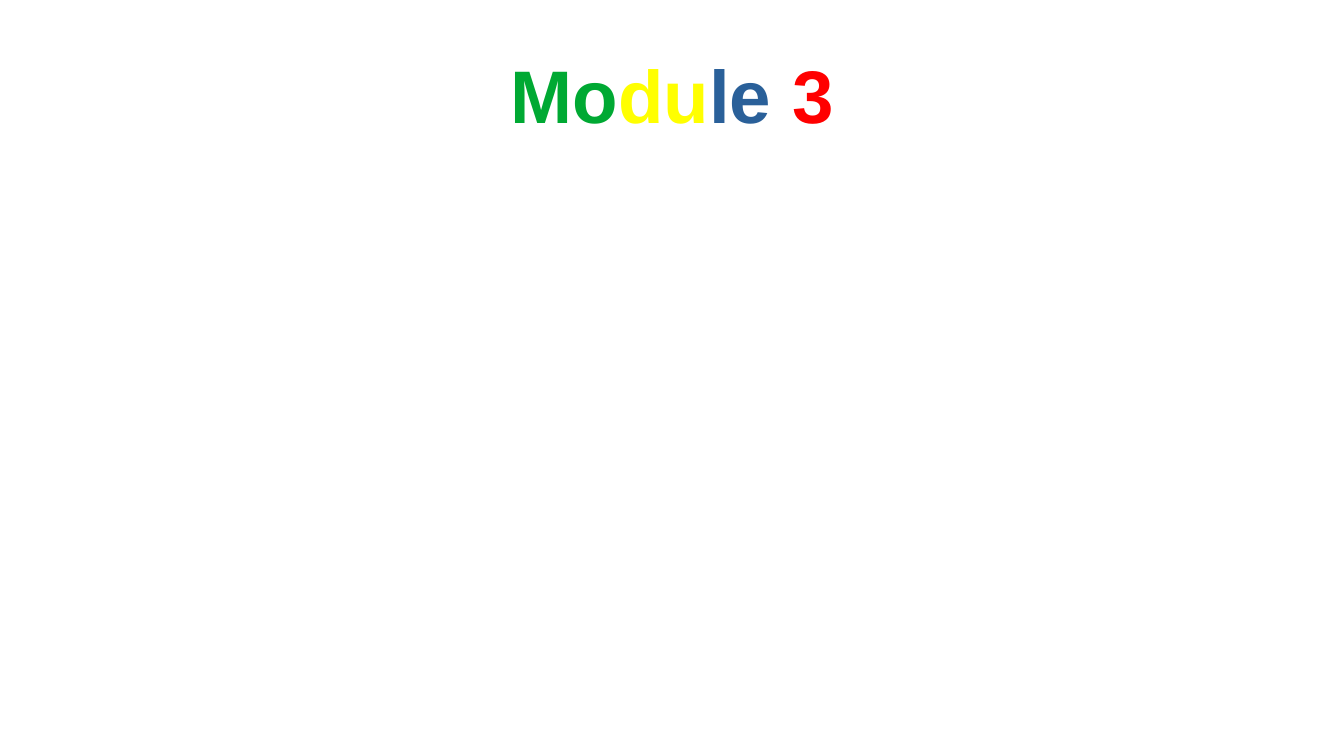
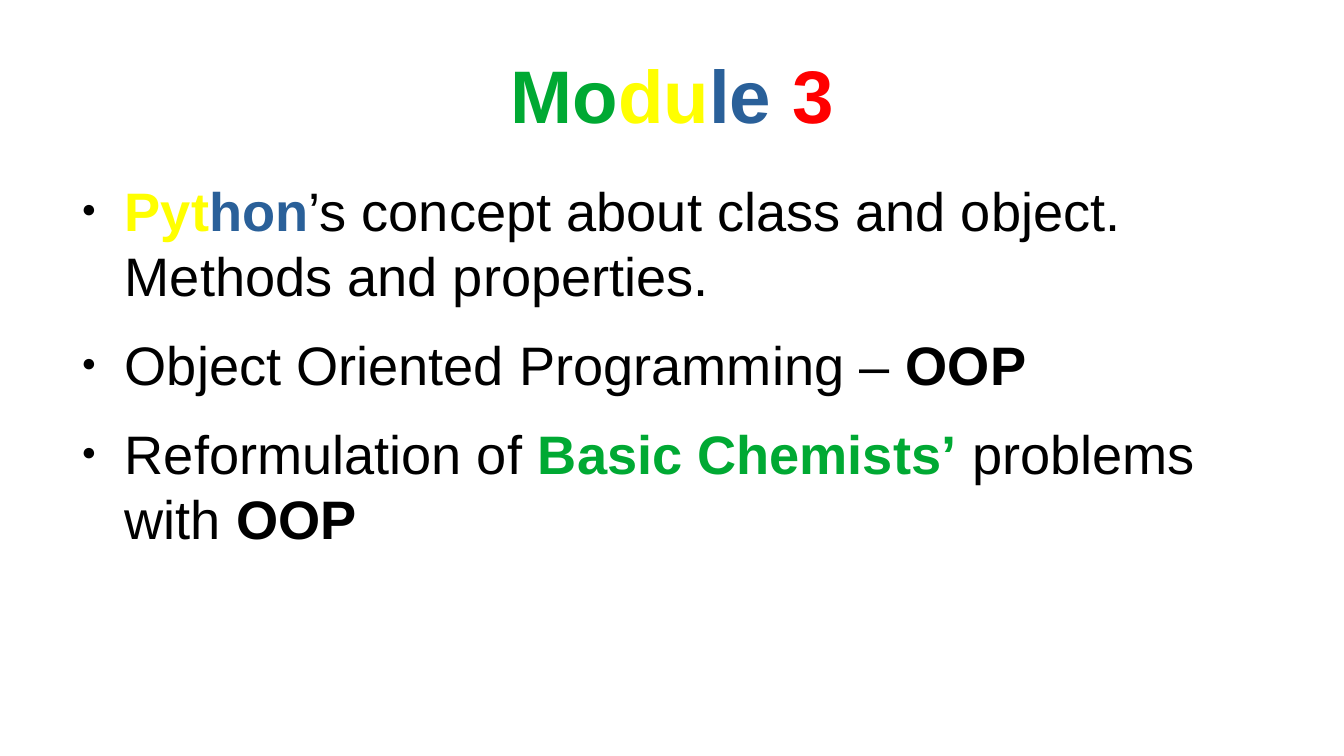
Before and after one commit to AndyDanian/chempyI, a slide deck: slide 5 of presentations/course_introduce.odp. Drawn at 1344x756 pixels with LibreOffice and Linux fonts; fonts in the diff are those of the drawing. Boxes give left, top, right and bottom in pixels: in the first picture for what was removed or moved away, otherwise in the second. Text is boxed around its words. In the diff, an @@ line names an element or a change of style, - is before the commit and + after.

Commit message:
module 2 - problem - numpy - jupyter: balancing a chemical equation

```diff
--- a/presentations/course_introduce.odp
+++ b/presentations/course_introduce.odp
@@ text added at bbox=[125, 191, 1195, 540], 32 pt, text #000000 @@
+● Python’s concept about class and object. Methods and properties.
+● Object Oriented Programming – OOP
+● Reformulation of Basic Chemists’ problems with OOP
```
Also in this commit, not shown: 3 other slides changed, 3 other files.
